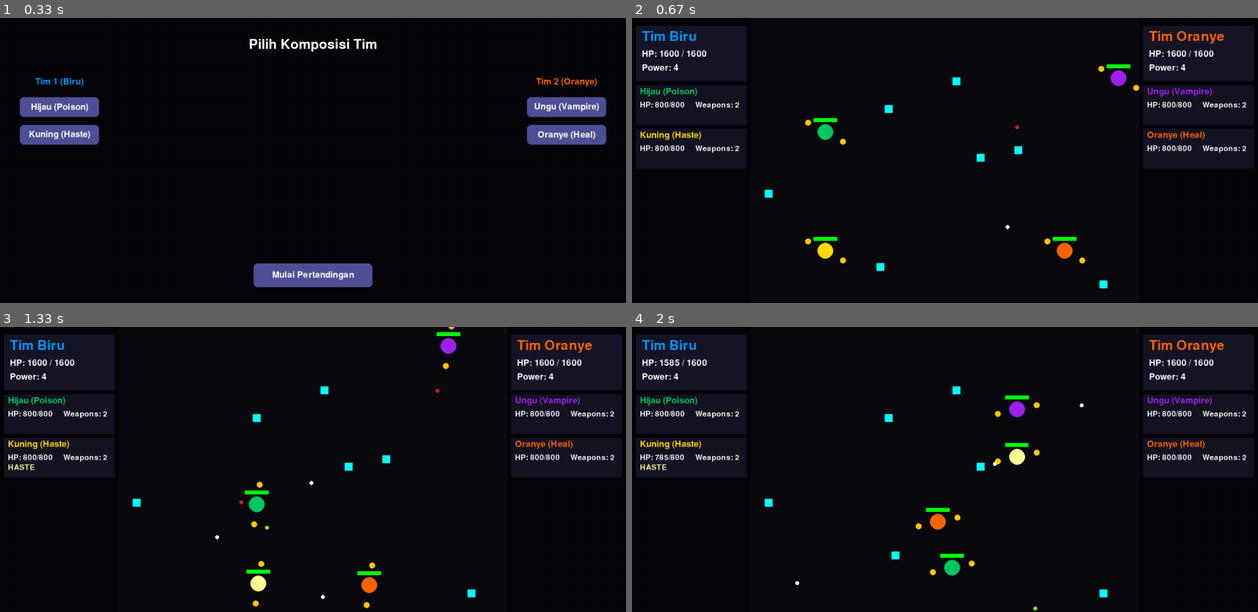
Above: before the commit, frames 1-4 (two rows, left to right).
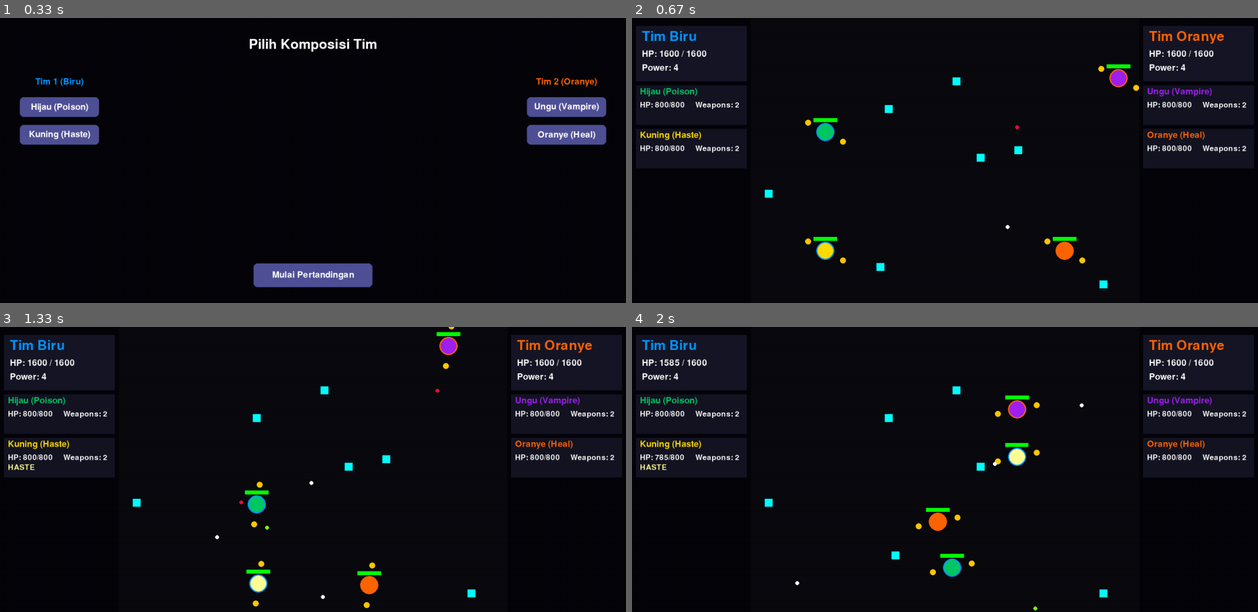
Above: after the commit, the same moments.

Repository: helloafterworld/data-science-no-tabi
Game: pygame game, started from Desktop/DS/LR4-GAME2/main.py
Two runs of this game, one before a commit and one after it. Both use one fixed random seed, a clock stepped at 60 frames per second and the inputs below.
Inputs:
- Up to frame 1 (0.33 s): no input
- Up to frame 2 (0.67 s): click "Mulai Pertandingan" at 0.38 s
- Up to frame 3 (1.33 s): no input
- Up to frame 4 (2 s): no input

Frame 1 is identical in both runs. In frame 2, 0.2% of the frame differs, in the area x 29-80%, y 17-85%; in frame 3, 0.2%; in frame 4, 0.2%.

Commit message:
Add Team outline

Diff:
--- a/Desktop/DS/LR4-GAME2/classes.py
+++ b/Desktop/DS/LR4-GAME2/classes.py
@@ -172,12 +172,28 @@
             if self.poison_timer <= 0: self.is_poisoned = False
     def take_damage(self, amount): self.current_hp -= amount
     def heal(self, amount): self.current_hp = min(self.max_hp, self.current_hp + amount)
+    # classes.py -> FighterBall
+
     def draw(self, surface):
+        # 1. Tentukan warna outline berdasarkan nama tim
+        team_color = BLUE if "Biru" in self.team else ORANGE
+
+        # 2. Buat persegi yang sedikit lebih besar untuk outline
+        outline_rect = self.rect.inflate(6, 6) # 3 piksel di setiap sisi
+
+        # 3. Gambar outline terlebih dahulu
+        pygame.draw.ellipse(surface, team_color, outline_rect)
+
+        # 4. Tentukan warna asli bola (dengan efek status)
         final_color = self.color
         if self.slow_timer > 0: final_color = (100, 100, 255)
         elif self.is_poisoned: final_color = GREEN
         elif self.haste_timer > 0: final_color = STATUS_HASTE_COLOR
+
+        # 5. Gambar bola utama di atas outline
         pygame.draw.ellipse(surface, final_color, self.rect)
+
+        # Gambar senjata seperti biasa
         for weapon in self.weapons: weapon.draw(surface)
     def draw_health_bar(self, surface):
         bar_width, bar_height, bar_x, bar_y = 60, 10, self.rect.centerx - 30, self.rect.top - 15
